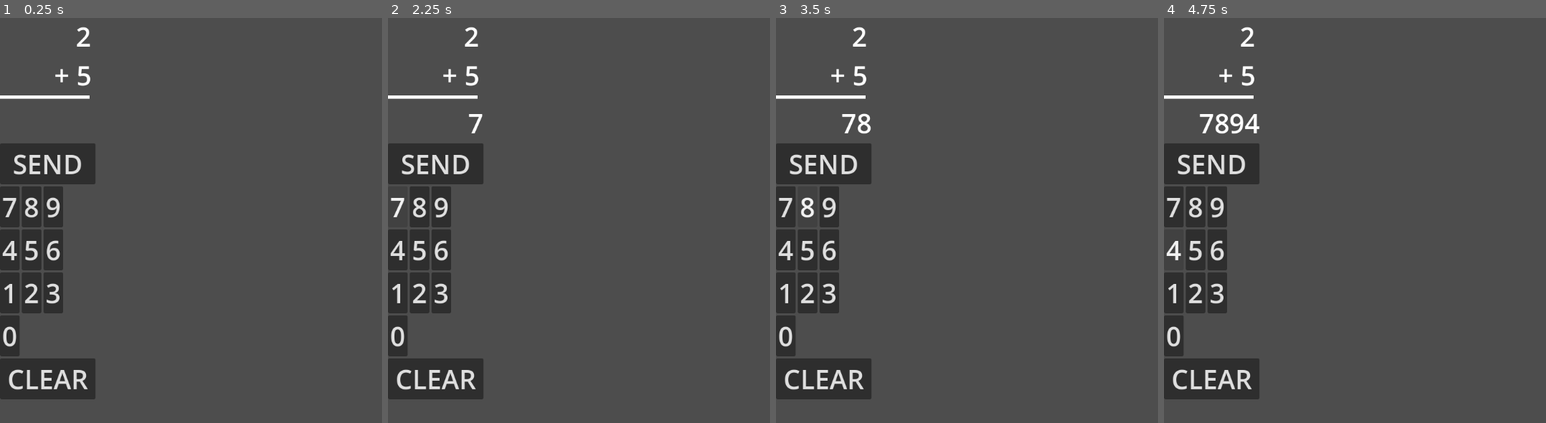
Above: before the commit, frames 1-4 (left to right).
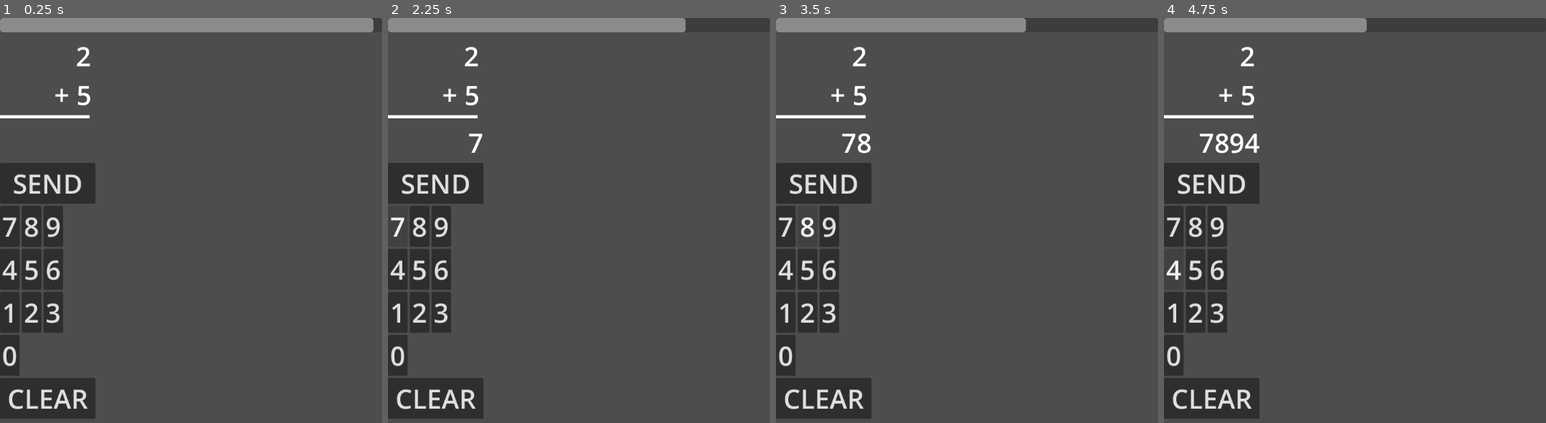
Above: after the commit, the same moments.

Repository: michaeljosephpurdy/ludumdare51
Game: Godot game, scene res://main_scene.tscn
Two runs of this game, one before a commit and one after it. Both use one fixed random seed, a clock stepped at 60 frames per second and the inputs below.
Inputs:
- Up to frame 1 (0.25 s): no input
- Up to frame 2 (2.25 s): click "SEND" at 0.5 s; click "CLEAR" at 1.25 s; click "7" at 2 s
- Up to frame 3 (3.5 s): click "8" at 2.75 s
- Up to frame 4 (4.75 s): click "9" at 3.5 s; click "4" at 4.25 s

The runs differ from the first frame. In frame 1, 12% of the frame differs, in the area x 0-98%, y 0-99%; in frame 2, 11%; in frame 3, 11%; in frame 4, 10%.

Commit message:
implement timer

Diff:
--- a/scenes/math-fact/input/Input.gd
+++ b/scenes/math-fact/input/Input.gd
@@ -29,6 +29,7 @@
 }
 
 var inputString: String
+var locked: bool
 
 
 func _ready():
@@ -37,7 +38,6 @@
 
 func _process(delta):
 	$InputContainer/Current.set_text(inputString)
-
 
 
 func _input(ev):
@@ -49,20 +49,20 @@
 	if ev.keycode == KEY_ENTER:
 		return _on_submit_pressed()
 	if ev.keycode == KEY_BACKSPACE:
-		print('clear')
 		return _on_clear_pressed()
 	var number = KEY_VALUE_MAP.get(ev.keycode)
 	_on_number_selected(number)
-	print('pressed ' + str(number))
 
 
 func _input_submitted(number):
+	if locked: return
 	print('submitted')
 	self.input_submitted.emit(number)
 
 
 func _on_submit_pressed():
 	$InputContainer/Submit.release_focus()
+	if locked: return
 	if (inputString == SPACE_STRING or inputString == EMPTY_STRING):
 		return
 	var input = inputString.to_int()
@@ -71,10 +71,19 @@
 
 
 func _on_number_selected(number):
+	if locked: return
 	inputString += str(number)
 
 
 func _on_clear_pressed():
 	$InputContainer/Clear.release_focus()
+	if locked: return
 	inputString = SPACE_STRING
 	print('cleared ' + inputString)
+
+
+func lock():
+	locked = true
+
+func unlock():
+	locked = false
--- a/scenes/math-fact/math-fact-scene.gd
+++ b/scenes/math-fact/math-fact-scene.gd
@@ -18,3 +18,12 @@
 		return
 	$MathFact.new_fact()
 	solved_problem.emit()
+
+
+func _on_timer_finished():
+	print('finished!')
+	$Input.lock()
+
+
+func _on_timer_started():
+	$Input.unlock()
--- a/scenes/math-fact/math-fact-scene.tscn
+++ b/scenes/math-fact/math-fact-scene.tscn
@@ -1,15 +1,21 @@
-[gd_scene load_steps=4 format=3 uid="uid://qnkfoolydd1d"]
+[gd_scene load_steps=5 format=3 uid="uid://qnkfoolydd1d"]
 
 [ext_resource type="Script" path="res://scenes/math-fact/math-fact-scene.gd" id="1_bxbhc"]
 [ext_resource type="PackedScene" path="res://scenes/math-fact/problem.tscn" id="1_k0iyq"]
+[ext_resource type="PackedScene" uid="uid://c0wv3pvw8cuji" path="res://scenes/timer/timer_scene.tscn" id="2_blm13"]
 [ext_resource type="PackedScene" uid="uid://26u5sn70rvy5" path="res://scenes/math-fact/input/input.tscn" id="2_sxuls"]
 
 [node name="MathFactScene" type="Node2D"]
 script = ExtResource("1_bxbhc")
 
+[node name="Timer" parent="." instance=ExtResource("2_blm13")]
+
 [node name="MathFact" parent="." instance=ExtResource("1_k0iyq")]
+position = Vector2(0, 37)
 
 [node name="Input" parent="." instance=ExtResource("2_sxuls")]
-position = Vector2(0, 163)
+position = Vector2(0, 200)
 
+[connection signal="finished" from="Timer" to="." method="_on_timer_finished"]
+[connection signal="started" from="Timer" to="." method="_on_timer_started"]
 [connection signal="input_submitted" from="Input" to="." method="_on_input_input_submitted"]
--- /dev/null
+++ b/scenes/timer/timer_scene.gd
@@ -0,0 +1,28 @@
+extends Node2D
+
+signal finished
+signal started
+
+@onready
+var timer: Timer = $Timer
+@onready
+var progress_bar: ProgressBar = $ProgressBar
+
+func _ready():
+	start()
+
+
+func _process(delta):
+	var time_left = timer.time_left
+	var total_time = timer.wait_time
+	var progress = time_left / total_time
+	progress_bar.value = progress * 100
+
+
+func start():
+	$Timer.start()
+	started.emit()
+
+
+func _on_timer_timeout():
+	finished.emit()
--- /dev/null
+++ b/scenes/timer/timer_scene.tscn
@@ -0,0 +1,19 @@
+[gd_scene load_steps=3 format=3 uid="uid://c0wv3pvw8cuji"]
+
+[ext_resource type="Theme" uid="uid://bkd5mi3gx2dp0" path="res://theme.tres" id="1_8icv0"]
+[ext_resource type="Script" path="res://scenes/timer/timer_scene.gd" id="1_ycny5"]
+
+[node name="Timer" type="Node2D"]
+script = ExtResource("1_ycny5")
+
+[node name="ProgressBar" type="ProgressBar" parent="."]
+offset_right = 721.0
+offset_bottom = 27.0
+theme = ExtResource("1_8icv0")
+show_percentage = false
+
+[node name="Timer" type="Timer" parent="."]
+wait_time = 10.0
+one_shot = true
+
+[connection signal="timeout" from="Timer" to="." method="_on_timer_timeout"]
Not shown: 1 places in main_scene.tscn that only renumber resources
Not shown, changed: README.md
